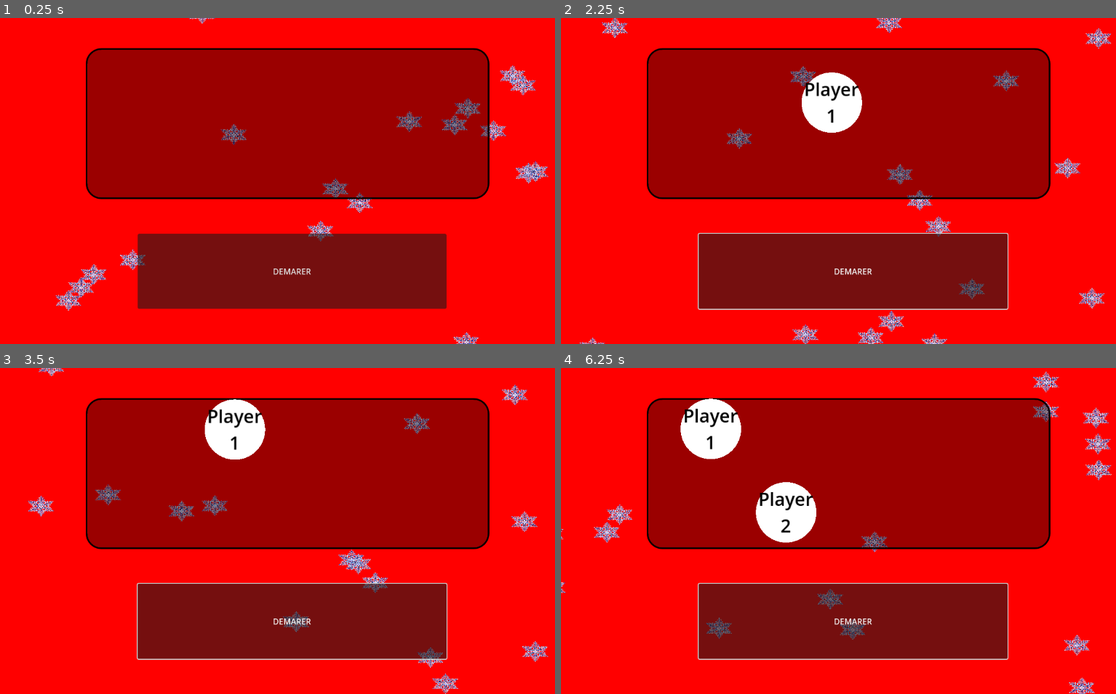
Above: before the commit, frames 1-4 (two rows, left to right).
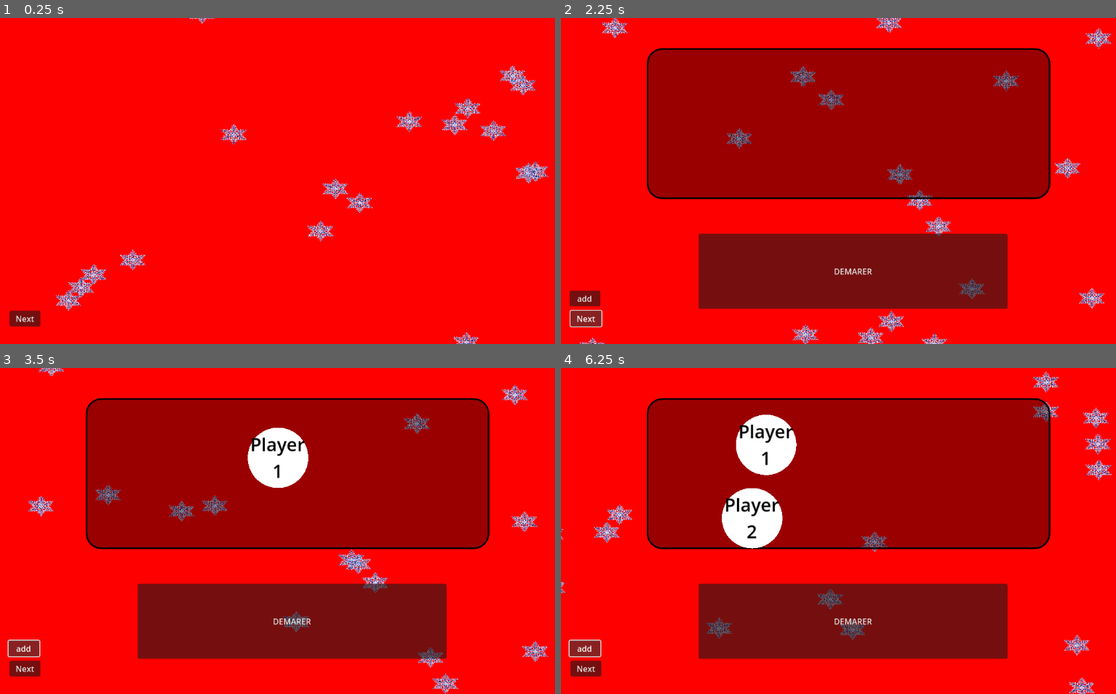
Above: after the commit, the same moments.

Repository: mathieuSchu/BlindTestGame
Game: Godot game, scene res://Scene/main.tscn
The game is run twice, just before and just after one commit, with the same random seed, the same clock (stepped at 60 frames per second) and the same inputs. The engine's default icon, where the game draws it, is replaced by a stand-in: a white triangle on a blue panel in a dark square.
Inputs (mouse positions are in pixels of both pictures, inside the frame that each line leads up to):
- Up to frame 1 (0.25 s): no input
- Up to frame 2 (2.25 s): click (561, 21) at 0.52 s; click (855, 272) at 1.25 s, where only the run before the commit has a clickable "DEMARER"; click (583, 317) at 2 s, where only the run after the commit has a clickable "Next"
- Up to frame 3 (3.5 s): click (22, 648) at 2.75 s, where only the run after the commit has a clickable "add"
- Up to frame 4 (6.25 s): click (583, 667) at 3.5 s, where only the run after the commit has a clickable "Next"; click (561, 371) at 4.27 s; click "DEMARER" at 5 s; click (583, 648) at 5.75 s, where only the run after the commit has a clickable "add"

The runs differ from the first frame. In frame 1, 47% of the frame differs, in the area x 1-89%, y 9-95%; in frame 2, 2.8%; in frame 3, 4.2%; in frame 4, 6.7%.

Commit message:
update question

Diff:
--- /dev/null
+++ b/Scene/Answer_type.tscn
@@ -0,0 +1,23 @@
+[gd_scene load_steps=3 format=3 uid="uid://cdb1khcocsmha"]
+
+[ext_resource type="Script" uid="uid://cwgwka4o1nmsp" path="res://Sripts/answer_type.gd" id="1_5c4m4"]
+[ext_resource type="PackedScene" uid="uid://bkc87st5fn2d0" path="res://Scene/panel_answer.tscn" id="1_y0av4"]
+
+[node name="Answers" type="Node2D"]
+script = ExtResource("1_5c4m4")
+
+[node name="AnswerA" parent="." instance=ExtResource("1_y0av4")]
+visible = false
+position = Vector2(224, 230)
+
+[node name="AnswerB" parent="." instance=ExtResource("1_y0av4")]
+visible = false
+position = Vector2(705, 240)
+
+[node name="AnswerC" parent="." instance=ExtResource("1_y0av4")]
+visible = false
+position = Vector2(222, 449)
+
+[node name="AnswerD" parent="." instance=ExtResource("1_y0av4")]
+visible = false
+position = Vector2(698, 440)
--- a/Scene/main.tscn
+++ b/Scene/main.tscn
@@ -8,15 +8,13 @@
 [node name="Serveur" type="Node2D"]
 script = ExtResource("1_2wwxx")
 
-[node name="WebSocketClient" type="Button" parent="."]
-script = ExtResource("1_p5xbg")
-
 [node name="maincamera" type="Camera2D" parent="."]
 anchor_mode = 0
 
 [node name="background" parent="." instance=ExtResource("2_ne3yh")]
 
 [node name="Start-game" type="Button" parent="."]
+visible = false
 offset_left = 273.0
 offset_top = 429.0
 offset_right = 885.0
@@ -24,7 +22,35 @@
 text = "DEMARER"
 
 [node name="boule_scene" parent="." instance=ExtResource("3_r34rm")]
+visible = false
 position = Vector2(170, 60)
 
+[node name="btm_next" type="Button" parent="."]
+visible = false
+offset_left = 19.0
+offset_top = 582.0
+offset_right = 80.0
+offset_bottom = 613.0
+text = "Next"
+
+[node name="btm_add" type="Button" parent="."]
+visible = false
+offset_left = 17.0
+offset_top = 542.0
+offset_right = 78.0
+offset_bottom = 573.0
+text = "add"
+
+[node name="WebSocketClient" type="Button" parent="."]
+visible = false
+offset_left = 17.0
+offset_top = 483.0
+offset_right = 84.0
+offset_bottom = 532.0
+text = "WEB"
+script = ExtResource("1_p5xbg")
+
+[connection signal="pressed" from="Start-game" to="." method="_on_startgame_pressed"]
+[connection signal="pressed" from="btm_next" to="." method="_on_btm_next_pressed"]
+[connection signal="pressed" from="btm_add" to="." method="_on_btm_add_pressed"]
 [connection signal="pressed" from="WebSocketClient" to="WebSocketClient" method="_on_pressed"]
-[connection signal="pressed" from="Start-game" to="." method="_on_startgame_pressed"]
--- /dev/null
+++ b/Scene/manche_BT.tscn
@@ -0,0 +1,15 @@
+[gd_scene load_steps=2 format=3 uid="uid://bu168yvvfp1xk"]
+
+[ext_resource type="Script" uid="uid://cdc0cnnvsaqhk" path="res://Sripts/manche_BT.gd" id="1_jqd8f"]
+
+[node name="Node2D" type="Node2D"]
+script = ExtResource("1_jqd8f")
+
+[node name="Btn_next" type="Button" parent="."]
+offset_left = 1052.0
+offset_top = 560.0
+offset_right = 1108.0
+offset_bottom = 607.0
+text = "Next"
+
+[connection signal="pressed" from="Btn_next" to="." method="_on_btn_next_pressed"]
--- /dev/null
+++ b/Scene/manche_QCM.tscn
@@ -0,0 +1,15 @@
+[gd_scene load_steps=2 format=3 uid="uid://dxtbddw7psaj6"]
+
+[ext_resource type="Script" uid="uid://e4btioaum3a3" path="res://Sripts/manche_QCM.gd" id="1_s81j0"]
+
+[node name="Node2D" type="Node2D"]
+script = ExtResource("1_s81j0")
+
+[node name="Btn_next" type="Button" parent="."]
+offset_left = 1052.0
+offset_top = 560.0
+offset_right = 1108.0
+offset_bottom = 607.0
+text = "Next"
+
+[connection signal="pressed" from="Btn_next" to="." method="_on_btn_next_pressed"]
--- a/Style/panel_question.tscn
+++ b/Scene/panel_answer.tscn
@@ -2,9 +2,9 @@
 
 [ext_resource type="StyleBox" uid="uid://dgdt7nfrve27l" path="res://Style/question_box.tres" id="1_ee0y0"]
 
-[node name="PanelQuestion" type="Node2D"]
+[node name="PanelAnswer" type="Node2D"]
 
-[node name="Anser" type="Label" parent="."]
+[node name="Answer" type="Label" parent="."]
 offset_right = 300.0
 offset_bottom = 150.0
 theme_override_font_sizes/font_size = 14
--- a/Scene/question_a.tscn
+++ /dev/null
@@ -1,25 +0,0 @@
-[gd_scene load_steps=3 format=3 uid="uid://ce0c1jrdffx72"]
-
-[ext_resource type="StyleBox" uid="uid://dgdt7nfrve27l" path="res://Style/question_box.tres" id="1_w6bwy"]
-[ext_resource type="PackedScene" uid="uid://bkc87st5fn2d0" path="res://Style/panel_question.tscn" id="2_7xcsv"]
-
-[node name="QuestionA" type="Node2D"]
-
-[node name="Label" type="Label" parent="."]
-offset_left = 367.0
-offset_top = 66.0
-offset_right = 884.0
-offset_bottom = 171.0
-theme_override_styles/normal = ExtResource("1_w6bwy")
-
-[node name="PanelQuestionA" parent="." instance=ExtResource("2_7xcsv")]
-position = Vector2(224, 230)
-
-[node name="PanelQuestionB" parent="." instance=ExtResource("2_7xcsv")]
-position = Vector2(705, 240)
-
-[node name="PanelQuestionC" parent="." instance=ExtResource("2_7xcsv")]
-position = Vector2(222, 449)
-
-[node name="PanelQuestionD" parent="." instance=ExtResource("2_7xcsv")]
-position = Vector2(698, 440)
--- /dev/null
+++ b/Scene/question_format.tscn
@@ -0,0 +1,11 @@
+[gd_scene load_steps=3 format=3 uid="uid://ce0c1jrdffx72"]
+
+[ext_resource type="PackedScene" uid="uid://bmdvcuw138tpy" path="res://Scene/question_type.tscn" id="1_qoafb"]
+[ext_resource type="PackedScene" uid="uid://cdb1khcocsmha" path="res://Scene/Answer_type.tscn" id="2_qoafb"]
+
+[node name="QuestionA" type="Node2D"]
+
+[node name="Question" parent="." instance=ExtResource("1_qoafb")]
+position = Vector2(625, 64)
+
+[node name="Answers" parent="." instance=ExtResource("2_qoafb")]
--- /dev/null
+++ b/Scene/question_type.tscn
@@ -0,0 +1,22 @@
+[gd_scene load_steps=3 format=3 uid="uid://bmdvcuw138tpy"]
+
+[ext_resource type="Script" uid="uid://dfhx0goags6tf" path="res://Sripts/question_type.gd" id="1_2vsp7"]
+[ext_resource type="StyleBox" uid="uid://dgdt7nfrve27l" path="res://Style/question_box.tres" id="1_m5qb7"]
+
+[node name="question" type="Node2D"]
+script = ExtResource("1_2vsp7")
+
+[node name="Label" type="Label" parent="."]
+offset_left = -260.0
+offset_top = -55.0
+offset_right = 260.0
+offset_bottom = 55.0
+theme_override_styles/normal = ExtResource("1_m5qb7")
+horizontal_alignment = 1
+vertical_alignment = 1
+
+[node name="Audio" type="AudioStreamPlayer" parent="."]
+
+[node name="TextureRect" type="TextureRect" parent="."]
+
+[connection signal="finished" from="Audio" to="." method="_on_audio_finished"]
--- a/Sripts/WebSocketClient.gd
+++ b/Sripts/WebSocketClient.gd
@@ -12,7 +12,6 @@
 
 func _process(_delta):
 	ws.poll()
-
 	# Vérifie si on est connecté
 	if ws.get_ready_state() == WebSocketPeer.STATE_OPEN:
 		# Lire tous les paquets reçus
--- /dev/null
+++ b/Sripts/answer_type.gd
@@ -0,0 +1,62 @@
+extends Node2D
+
+@onready var ans_a :Node2D= $AnswerA
+@onready var ans_b :Node2D= $AnswerB
+@onready var ans_c :Node2D= $AnswerC
+@onready var ans_d :Node2D= $AnswerD
+
+@onready var ans_a_l :Label= $AnswerA/Answer
+@onready var ans_b_l :Label= $AnswerB/Answer
+@onready var ans_c_l :Label= $AnswerC/Answer
+@onready var ans_d_l :Label= $AnswerD/Answer
+
+
+func set_style(ans,type):
+	var style
+	if type == 0:
+		style = load("res://Style/question_box_false.tres")
+	elif  type ==1:
+		style = load("res://Style/question_box_true.tres")
+	else:
+		style = load("res://Style/question_box.tres")
+	if ans == 0:
+		ans_a_l.add_theme_stylebox_override("normal", style)
+	elif ans == 1:
+		ans_b_l.add_theme_stylebox_override("normal", style)
+	elif ans == 2:
+		ans_c_l.add_theme_stylebox_override("normal", style)
+	elif ans == 3:
+		ans_d_l.add_theme_stylebox_override("normal", style)
+
+func set_text(ans,text):
+	if ans==0:
+		ans_a_l.text=text
+	elif ans==1:
+		ans_b_l.text=text
+	elif ans==2:
+		ans_c_l.text=text
+	elif ans==3:
+		ans_d_l.text=text
+func update_pos():
+	var w_size = Global.window_size
+	var a_size = ans_a_l.size
+	var b_size = ans_b_l.size
+	var c_size = ans_c_l.size
+	var d_size = ans_d_l.size
+	var y_up=(w_size.y/20)*5
+	var y_down=(w_size.y/20)*15
+	var x_left = (w_size.x/4)
+	var x_right= (w_size.x/4)*3
+	ans_a.position=Vector2(x_left-a_size.x/2,y_up)
+	ans_b.position=Vector2(x_right-b_size.x/2,y_up)
+	ans_c.position=Vector2(x_left-c_size.x/2,y_down)
+	ans_d.position=Vector2(x_right-d_size.x/2,y_down)
+
+func set_visiblity(ans,visi):
+	ans_a.visible=visi
+	if ans >= 2:
+		ans_b.visible=visi
+	if ans >= 3:
+		ans_c.visible=visi
+	if ans >= 4:
+		ans_d.visible=visi
--- /dev/null
+++ b/Sripts/global.gd
@@ -0,0 +1,2 @@
+extends Node
+var window_size: Vector2 = Vector2(0,0)
--- a/Sripts/main.gd
+++ b/Sripts/main.gd
@@ -1,8 +1,129 @@
 extends Node2D
 @onready var boule_scene = $boule_scene
-func _ready() -> void:
-	pass
+
+enum State { WAIT,INTRO,CONFIG,CONNECTION,SELECTE,MANCHE,RESULT,FRESULT,END}
+var current_state: State
+var dicso_player:Dictionary
+var id_player_false = 0
+
+class Player :
+	var Name
+	var Score = 0
+	var Icone
+	func _init(name,id_icone) -> void:
+		Name=name
+		set_Icone(id_icone)
+	func set_Icone(id):
+		if id == 0:
+			Icone=load("res://Asset/flocon.jpg")
+		else:
+			Icone=load("res://Asset/icon.svg")
 
 
+var MAX_MANCHES
+var MAX_QUESTIONS
+
+
+func _ready() -> void:
+	set_state(State.WAIT)
+
+
+
+
+#-------------------------------------------------------------------------------
+#-----							Machie d'état						------------
+#-------------------------------------------------------------------------------
+func set_state(new_state: State):
+	current_state = new_state
+	match current_state:
+		State.WAIT:
+			on_enter_wait()
+		State.INTRO:
+			on_enter_intro()
+		State.CONFIG:
+			on_enter_config()
+		State.CONNECTION:
+			on_enter_connection()
+		State.SELECTE:
+			on_enter_selecte()
+		State.MANCHE:
+			on_enter_manche()
+		State.RESULT:
+			on_enter_result()
+		State.FRESULT:
+			on_enter_fresult()
+		State.END:
+			on_enter_end()
+func update_state(id_event):
+	var new_state
+	match current_state:
+		State.WAIT:
+			new_state=State.INTRO
+		State.INTRO:
+			new_state=State.CONFIG
+		State.CONFIG:
+			new_state=State.CONNECTION
+		State.CONNECTION:
+			new_state=State.SELECTE
+		State.SELECTE:
+			new_state=State.MANCHE
+		State.MANCHE:
+			new_state=State.RESULT
+		State.RESULT:
+			if id_event == 0 :
+				new_state=State.SELECTE
+			else :
+				new_state=State.FRESULT
+		State.FRESULT:
+			new_state=State.END
+		State.END:
+			new_state=State.END
+	set_state(new_state)
+
+#-------------------------------------------------------------------------------
+#-----------			Fonction 	and triger		 ---------------------------
+#-------------------------------------------------------------------------------
+func on_enter_wait()->void:
+	print("Main Wait")
+	var win := get_window()
+	win.size_changed.connect(_on_window_resized)
+	Global.window_size=win.size
+	update_state(0)
+func on_enter_intro()->void:
+	print(" Main Intro")
+	update_state(0)
+func on_enter_config()->void:
+	$btm_next.visible=true
+
+	print(" Main Config")
+func on_enter_connection()->void:
+	print(" Main Connection")
+	$btm_add.visible=true
+	$"Start-game".visible=true
+	$boule_scene.visible=true
+func on_enter_selecte()->void:
+	print(" Main Selecte")
+func on_enter_manche()->void:
+	print(" Main Manche")
+func on_enter_result()->void:
+	print(" Main Result")
+func on_enter_fresult()->void:
+	print(" Main Final Result")
+func on_enter_end()->void:
+	print(" Main End")
+
+#-------------------------------------------------------------------------------
+#------------------------ Event-------------------------------------------------
+#-------------------------------------------------------------------------------
+func _on_btm_next_pressed() -> void:
+	update_state(0)
+func _on_btm_add_pressed() -> void:
+	boule_scene.add_boule()
+	var player = Player.new("Player",0)
+	dicso_player.set(id_player_false,player)
+	id_player_false+=1
+
+func _on_window_resized()->void:
+	Global.window_size=get_window().size
 func _on_startgame_pressed() -> void:
-	boule_scene.add_boule()
+	pass
--- /dev/null
+++ b/Sripts/manche_BT.gd
@@ -0,0 +1,152 @@
+extends Node2D
+var questions = []
+var question
+var answers
+var count_q = -1
+var list_q = []
+var id_answers=[]
+var MAX_QUESTION = 3
+enum State { WAIT, QUESTION,QUESTION2, ANSWER,ANSWER2, END }
+var current_state: State
+
+#-------------------------------------------------------------------------------
+#-----							Machie d'état						------------
+#-------------------------------------------------------------------------------
+func set_state(new_state: State):
+	current_state = new_state
+	match current_state:
+		State.WAIT:
+			on_enter_wait()
+		State.QUESTION:
+			on_enter_question()
+		State.QUESTION2:
+			on_enter_question2()
+		State.ANSWER:
+			on_enter_answer()
+		State.ANSWER2:
+			on_enter_answer2()
+		State.END:
+			on_enter_end()
+
+func update_state():
+	var new_state
+	match current_state:
+		State.WAIT:
+			new_state=State.QUESTION
+		State.QUESTION:
+			new_state=State.QUESTION2
+		State.QUESTION2:
+			new_state=State.ANSWER
+		State.ANSWER:
+			new_state=State.ANSWER2
+		State.ANSWER2:
+			if count_q == MAX_QUESTION-1:
+				new_state=State.END
+			else:
+				new_state=State.QUESTION
+		State.END:
+			new_state=current_state
+	set_state(new_state)
+
+#-------------------------------------------------------------------------------
+#-----------			Fonction 	and triger		 ---------------------------
+#-------------------------------------------------------------------------------
+func _ready() -> void:
+	set_state(State.WAIT)
+
+func on_enter_wait():
+	load_questions("res://Question/test2.json")
+	list_q=generate_unique_numbers(questions.questions.size(),questions.questions.size())
+	print("Wait")
+func on_enter_question():
+	count_q+=1
+	add_question()
+	print("Question")
+func on_enter_question2():
+	var id = list_q[count_q]
+	question.set_image_v(false)
+	add_answers()
+	print("Question2")
+func on_enter_answer():
+	true_answers()
+	print("Answer")
+func on_enter_answer2():
+	delete_question()
+	delete_answers()
+
+	print("Answer")
+func on_enter_end():
+	print("End")
+
+func load_questions(path_manche)->void:
+	var file = FileAccess.open(path_manche, FileAccess.READ)
+	if file:
+		var text = file.get_as_text()
+		questions = JSON.parse_string(text)
+
+		if typeof(questions) == TYPE_DICTIONARY:
+			print("Chargement OK ! Questions :", questions.questions.size())
+		else:
+			push_error("JSON invalide !")
+
+func generate_unique_numbers(count: int, max_value: int) -> Array:
+	var numbers = []
+	var pool = []
+	if max_value<count:
+		count=max_value
+	# créer la liste 0..max_value-1
+	for i in range(max_value):
+		pool.append(i)
+	pool.shuffle()  # mélanger
+	# prendre les count premiers
+	return pool.slice(0, count)
+
+func generate_list_answer(questions) -> Array:
+	var list=[]
+	var q = questions.questions
+	for i in q.size():
+		list.append(q[i])
+	return []
+
+func add_question()->void:
+	var id = list_q[0]
+	var q = questions.questions[id]
+	var question_scene=load("res://Scene/question_type.tscn")
+	question = question_scene.instantiate()
+	add_child(question)
+	question.set_text(q.question.text)
+	var path="res://Question/audio/"+q.question.audio
+	question.set_audio(path)
+
+
+func add_answers()->void:
+	var q = questions.questions
+	var answer_scene=load("res://Scene/Answer_type.tscn")
+	answers = answer_scene.instantiate()
+	add_child(answers)
+	id_answers = list_q.slice(0,4)
+	id_answers.shuffle()
+	for i in 4:
+		var text = q[id_answers[i]].answer
+		answers.set_text(i,text)
+	answers.set_visiblity(4,true)
+	answers.update_pos()
+
+func true_answers()->void:
+	var id_true_answer=list_q[0]
+	for i in id_answers.size():
+		var id = id_answers[i]
+		if id == id_true_answer:
+			answers.set_style(i,1)
+		else:
+			answers.set_style(i,0)
+
+
+func delete_question()->void:
+	question.queue_free()
+	list_q.remove_at(0)
+	list_q.shuffle()
+func delete_answers()->void:
+	answers.queue_free()
+func _on_btn_next_pressed() -> void:
+	update_state()
--- /dev/null
+++ b/Sripts/manche_QCM.gd
@@ -0,0 +1,145 @@
+extends Node2D
+var questions = []
+var question
+var answers
+var id_answer
+var count_q = -1
+var list_q
+var MAX_QUESTION = 3
+enum State { WAIT, QUESTION,QUESTION2, ANSWER,ANSWER2, END }
+var current_state: State
+
+#-------------------------------------------------------------------------------
+#-----							Machie d'état						------------
+#-------------------------------------------------------------------------------
+func set_state(new_state: State):
+	current_state = new_state
+	match current_state:
+		State.WAIT:
+			on_enter_wait()
+		State.QUESTION:
+			on_enter_question()
+		State.QUESTION2:
+			on_enter_question2()
+		State.ANSWER:
+			on_enter_answer()
+		State.ANSWER2:
+			on_enter_answer2()
+		State.END:
+			on_enter_end()
+
+func update_state():
+	var new_state
+	match current_state:
+		State.WAIT:
+			new_state=State.QUESTION
+		State.QUESTION:
+			new_state=State.QUESTION2
+		State.QUESTION2:
+			new_state=State.ANSWER
+		State.ANSWER:
+			new_state=State.ANSWER2
+		State.ANSWER2:
+			if count_q == MAX_QUESTION-1:
+				new_state=State.END
+			else:
+				new_state=State.QUESTION
+		State.END:
+			new_state=current_state
+	set_state(new_state)
+
+#-------------------------------------------------------------------------------
+#-----------			Fonction 	and triger		 ---------------------------
+#-------------------------------------------------------------------------------
+func _ready() -> void:
+	set_state(State.WAIT)
+
+
+func on_enter_wait():
+	load_questions("res://Question/test.json")
+	list_q=generate_unique_numbers(MAX_QUESTION,questions.questions.size())
+	print("Wait")
+func on_enter_question():
+	count_q+=1
+	var id = list_q[count_q]
+	add_question(id)
+	print("Question")
+func on_enter_question2():
+	var id = list_q[count_q]
+	question.set_image_v(false)
+	add_answers(id)
+	print("Question2")
+func on_enter_answer():
+	true_answers()
+	print("Answer")
+func on_enter_answer2():
+	delete_question()
+	delete_answers()
+	print("Answer")
+func on_enter_end():
+	print("End")
+
+func load_questions(path_manche):
+	var file = FileAccess.open(path_manche, FileAccess.READ)
+	if file:
+		var text = file.get_as_text()
+		questions = JSON.parse_string(text)
+
+		if typeof(questions) == TYPE_DICTIONARY:
+			print("Chargement OK ! Questions :", questions.questions.size())
+		else:
+			push_error("JSON invalide !")
+
+func generate_unique_numbers(count: int, max_value: int) -> Array:
+	var numbers = []
+	var pool = []
+	if max_value<count:
+		count=max_value
+	# créer la liste 0..max_value-1
+	for i in range(max_value):
+		pool.append(i)
+	pool.shuffle()  # mélanger
+	# prendre les count premiers
+	return pool.slice(0, count)
+
+
+func add_question(id)->void:
+	var q = questions.questions[id]
+	var question_scene=load("res://Scene/question_type.tscn")
+	question = question_scene.instantiate()
+	add_child(question)
+	question.set_text(q.question.text)
+	if not q.question.image == "":
+		var path="res://Question/image/"+q.question.image
+		question.set_image(path)
+	if not q.question.audio == "":
+		var path="res://Question/audio/"+q.question.audio
+		question.set_audio(path)
+
+
+func add_answers(id)->void:
+	var q = questions.questions[id]
+	var answer_scene=load("res://Scene/Answer_type.tscn")
+	answers = answer_scene.instantiate()
+	add_child(answers)
+	var size_answer = q.answer.size()
+	id_answer = generate_unique_numbers(size_answer,size_answer)
+	for i in size_answer:
+		var text = q.answer[id_answer[i]]
+		answers.set_text(i,text)
+	answers.set_visiblity(size_answer,true)
+	answers.update_pos()
+
+func true_answers()->void:
+	for i in id_answer.size():
+		var id = id_answer[i]
+		if id == 0:
+			answers.set_style(i,1)
+		else:
+			answers.set_style(i,0)
+func delete_question()->void:
+	question.queue_free()
+func delete_answers()->void:
+	answers.queue_free()
+func _on_btn_next_pressed() -> void:
+	update_state()
--- /dev/null
+++ b/Sripts/question_type.gd
@@ -0,0 +1,36 @@
+extends Node2D
+@onready var label :Label= $Label
+@onready var image :TextureRect= $TextureRect
+@onready var sound :AudioStreamPlayer= $Audio
+var l_size
+var w_size
+var i_size
+var a_size
+
+func set_text(new_text) ->void:
+	l_size=label.size
+	label.text=new_text;
+	label.position=Vector2((w_size.x/2)-(l_size.x/2),w_size.y/20)
+
+func set_image(path_image)->void:
+	var textur= load(path_image)
+	image.texture=textur;
+	image.visible=true;
+	i_size=textur.get_size()
+	image.position=Vector2((w_size.x/2)-(i_size.x/2),label.position.y+l_size.y+w_size.y/40)
+
+func set_image_v(v)->void:
+	image.visible=v;
+
+func set_audio(path_audio)->void:
+	var audio= load(path_audio)
+	sound.stream=audio
+	sound.play()
+
+func _ready() -> void:
+	#Global.window_size=get_window().size
+	#w_size=Global.window_size
+	pass
+
+func _on_audio_finished() -> void:
+	sound.play()
--- /dev/null
+++ b/Style/question_box_false.tres
@@ -0,0 +1,14 @@
+[gd_resource type="StyleBoxFlat" format=3 uid="uid://d0n7a7l726beg"]
+
+[resource]
+bg_color = Color(1, 0, 0, 0.392157)
+border_width_left = 3
+border_width_top = 3
+border_width_right = 3
+border_width_bottom = 3
+border_color = Color(0, 0, 0, 1)
+corner_radius_top_left = 30
+corner_radius_top_right = 30
+corner_radius_bottom_right = 30
+corner_radius_bottom_left = 30
+corner_detail = 10
--- /dev/null
+++ b/Style/question_box_true.tres
@@ -0,0 +1,14 @@
+[gd_resource type="StyleBoxFlat" format=3 uid="uid://mg7kcw0a4ogu"]
+
+[resource]
+bg_color = Color(0, 1, 0, 0.392157)
+border_width_left = 3
+border_width_top = 3
+border_width_right = 3
+border_width_bottom = 3
+border_color = Color(0, 0, 0, 1)
+corner_radius_top_left = 30
+corner_radius_top_right = 30
+corner_radius_bottom_right = 30
+corner_radius_bottom_left = 30
+corner_detail = 10
--- a/project.godot
+++ b/project.godot
@@ -15,10 +15,15 @@
 config/features=PackedStringArray("4.4", "GL Compatibility")
 config/icon="res://Asset/icon.svg"
 
+[autoload]
+
+Global="*res://Sripts/global.gd"
+
 [file_customization]
 
 folder_colors={
 "res://Asset/": "green",
+"res://Question/": "orange",
 "res://Scene/": "blue",
 "res://Sripts/": "red"
 }
Not shown, added: Sripts/answer_type.gd.uid
Not shown, added: Sripts/global.gd.uid
Not shown, added: Sripts/manche_BT.gd.uid
Not shown, added: Sripts/manche_QCM.gd.uid
Not shown, added: Sripts/question_type.gd.uid
Not shown, added: Scene/manche.tscn8266792307.tmp
Not shown, added: Scene/manche.tscn8273880984.tmp
